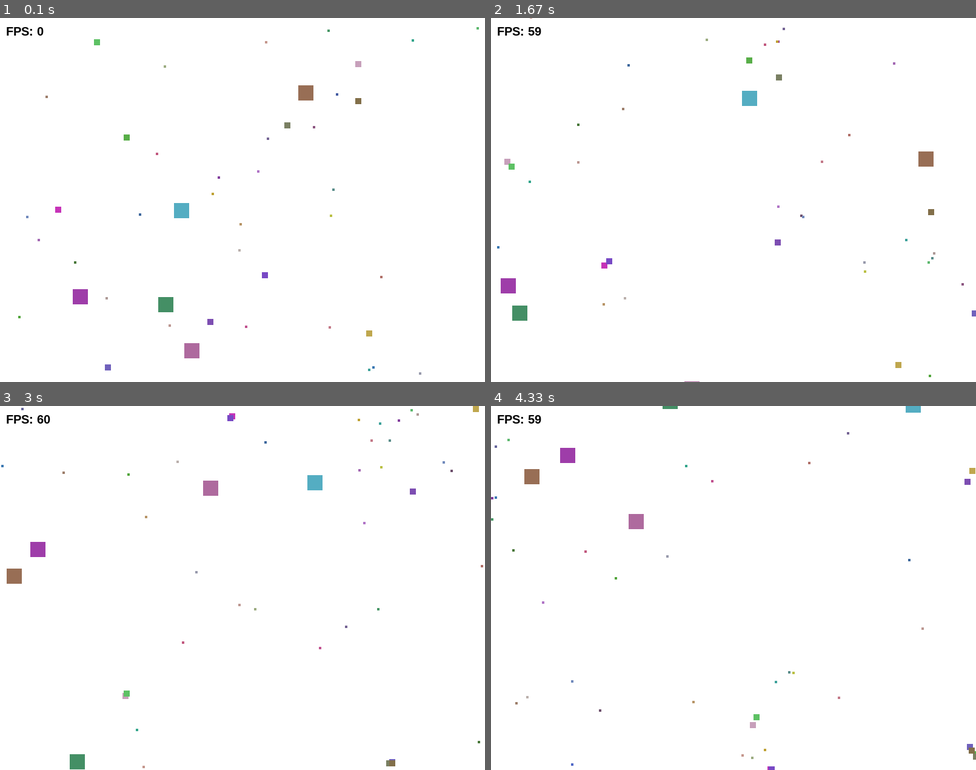
Above: before the commit, frames 1-4 (two rows, left to right).
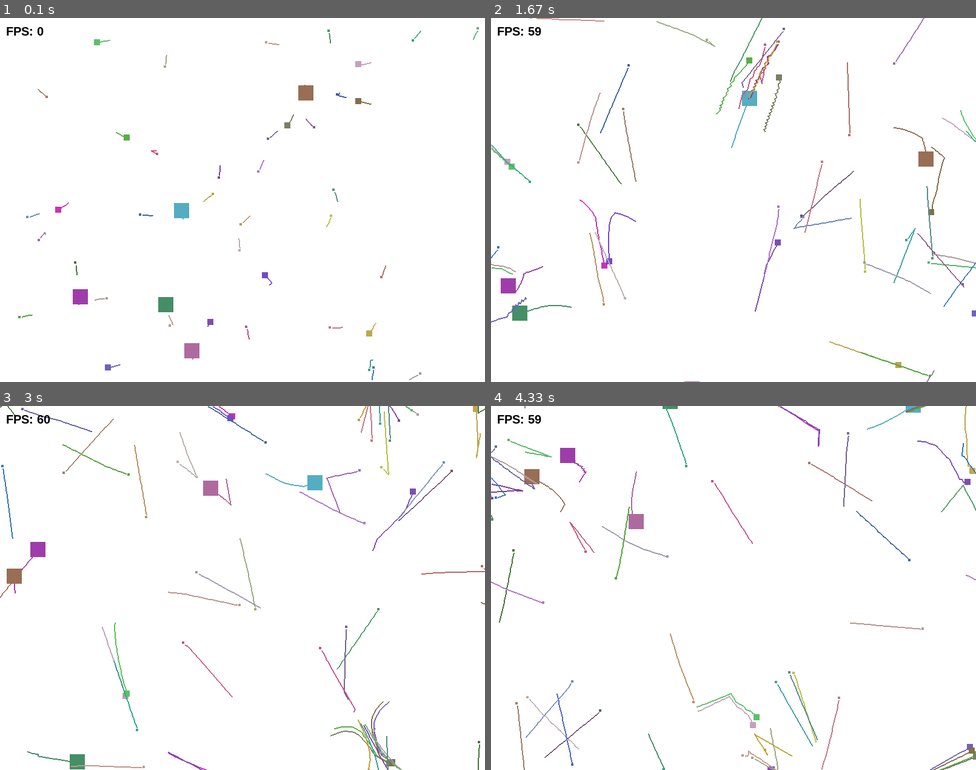
Above: after the commit, the same moments.

Repository: demod-s-tmg/lab8-pygame
Game: pygame game, started from main.py
The game is run twice, just before and just after one commit, with the same random seed, the same clock (stepped at 60 frames per second) and the same inputs.
Inputs:
- Up to frame 1 (0.1 s): no input
- Up to frame 2 (1.67 s): no input
- Up to frame 3 (3 s): no input
- Up to frame 4 (4.33 s): no input

The runs differ from the first frame. In frame 1, 0.3% of the frame differs, in the area x 4-99%, y 3-100%; in frame 2, 1.7%, in the area x 0-100%, y 0-100%; in frame 3, 1.7%; in frame 4, 1.7%.

Commit message:
exam: final submission

Diff:
--- a/main.py
+++ b/main.py
@@ -22,6 +22,7 @@
 
 BACKGROUND_COLOR = (255, 255, 255)
 FPS = 60
+TRAILS_LENGTH = 30
 
 
 class Square:
@@ -47,6 +48,7 @@
 
         self.birth_time: int = pygame.time.get_ticks()
         self.lifespan: float = random.uniform(30.0, 180.0) * 1000
+        self.history: List[tuple[float, float]] = []
 
     def get_center(self) -> tuple[float, float]:
         return (self.x + self.size / 2, self.y + self.size / 2)
@@ -123,6 +125,9 @@
                 self.vy = (flee_vy / mag) * self.max_speed
 
     def update(self, dt: float) -> None:
+        self.history.append(self.get_center())
+        if len(self.history) > TRAILS_LENGTH:
+            self.history.pop(0)
         if random.random() < JITTER_PROBABILITY * (dt * 60):
             current_angle = math.atan2(self.vy, self.vx)
             jitter = random.uniform(-MAX_JITTER_ANGLE, MAX_JITTER_ANGLE)
@@ -146,6 +151,14 @@
             self.y = -self.size
 
     def draw(self, screen: pygame.Surface) -> None:
+        if len(self.history) >= 2:
+            for i in range(len(self.history) - 1):
+                p1 = self.history[i]
+                p2 = self.history[i + 1]
+
+                dist = math.hypot(p1[0] - p2[0], p1[1] - p2[1])
+                if dist < SCREEN_WIDTH / 2:
+                    pygame.draw.line(screen, self.color, p1, p2, 2)
         pygame.draw.rect(screen, self.color, (self.x, self.y, self.size, self.size))
 
 
Not shown, changed: MY_EXAM.md
